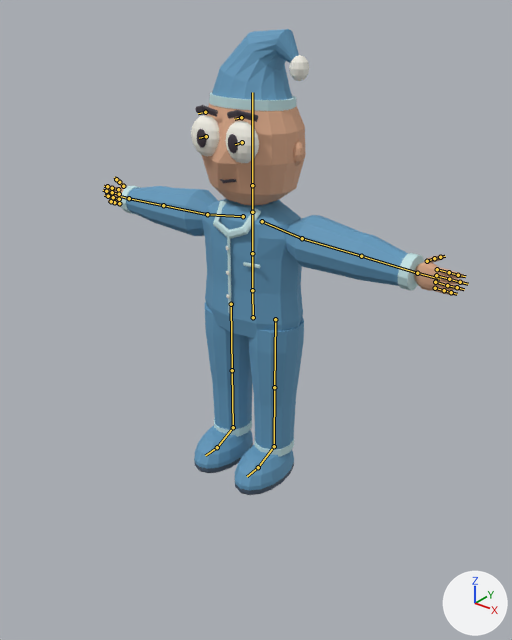
Renders of the Blender file art_source/unity/characters/human/LMS_Human_alpha.blend from each side of a commit.
One viewpoint serves both versions: a 50 mm lens placed at (1.77, -2.19, 2.1), pointed at (0.14, -0.15, 0.84). Arrows for +X, +Y and +Z are at lower right; the lights stay in place. The older version comes first. The bones that bend it are drawn over the model as lines.

The first picture shows 'HandSkin.L', 'HandSkin.R', 'HumanBody', 'HumanHead', 'HumanNightcap'.
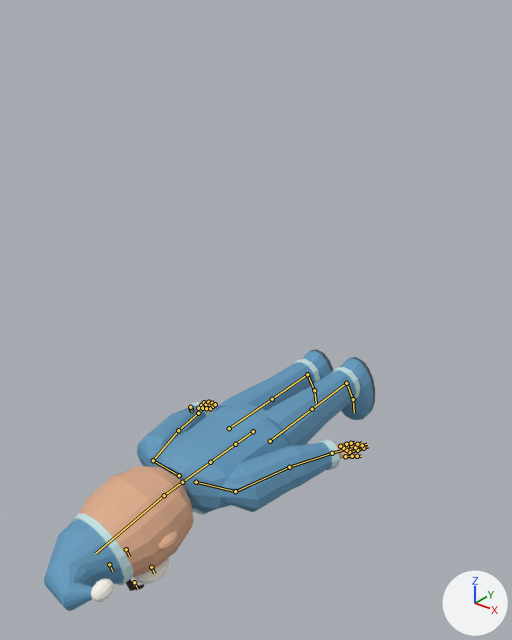
The newer file adds an action. The first version stands in its rest pose; the second is drawn at frame 46 of the action 'Human_Faint'.

What differs and where, as boxes (x1, y1, x2, y2) in the pictures (512 x 640 px):
'HumanBody', posed (22% narrower, 46% shorter)
    before: (120, 186, 424, 495)
    after: (137, 349, 375, 515)
'HumanHead', posed
    before: (191, 103, 306, 205)
    after: (78, 466, 194, 591)
'HumanNightcap', posed (10% narrower, 18% taller)
    before: (209, 29, 309, 111)
    after: (44, 514, 134, 611)
'HandSkin.L', posed
    before: (414, 255, 468, 295)
    after: (336, 441, 369, 459)
'HandSkin.R', posed
    before: (103, 177, 126, 206)
    after: (202, 400, 217, 413)
bone 'Hips', root to tip
    before: (253, 317) to (252, 290)
    after: (253, 431) to (235, 444)
bone 'Head', root to tip
    before: (252, 185) to (252, 92)
    after: (164, 495) to (95, 553)
bone 'UpperArm.L', root to tip
    before: (302, 238) to (361, 256)
    after: (235, 491) to (289, 467)
bone 'LowerArm.L', root to tip
    before: (361, 256) to (417, 273)
    after: (289, 467) to (332, 453)
bone 'UpperArm.R', root to tip
    before: (207, 214) to (163, 205)
    after: (153, 460) to (178, 430)
bone 'LowerArm.R', root to tip
    before: (163, 205) to (129, 198)
    after: (178, 430) to (198, 413)

What the commit changed:
Bone 'Hips' (bone_hips) moves from (0.0, 0.0, 0.0) to (0.0, -0.6, 0.0).
Bone 'Hips' (bone_hips) turns from (0, 0, 0) to (90, 0, 9) degrees about its own x, y and z.
Bone 'Head' (bone_head) turns from (0, 0, 0) to (10, 0, 6) degrees about its own x, y and z.
Bone 'UpperArm.L' (bone_upperarm_l) turns from (0, 0, 0) to (0, 0, -69) degrees about its own x, y and z.
Bone 'LowerArm.L' (bone_lowerarm_l) turns from (0, 0, 0) to (7, 0, 0) degrees about its own x, y and z.
Bone 'UpperArm.R' (bone_upperarm_r) turns from (0, 0, 0) to (0, 0, 69) degrees about its own x, y and z.
Bone 'LowerArm.R' (bone_lowerarm_r) turns from (0, 0, 0) to (7, 0, 0) degrees about its own x, y and z.
